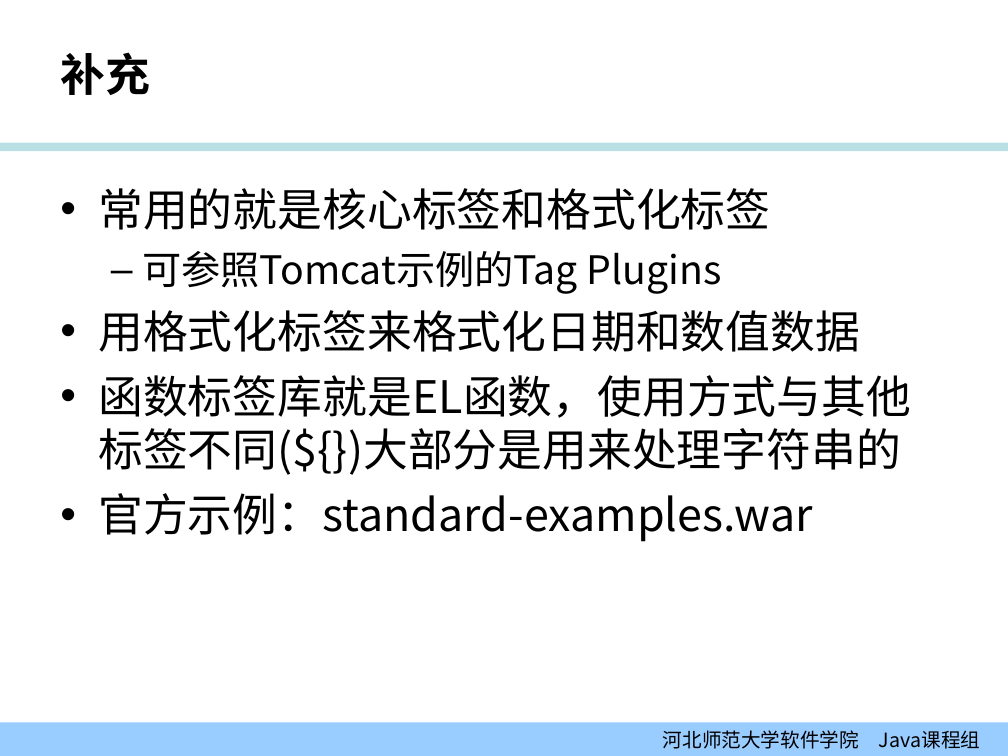
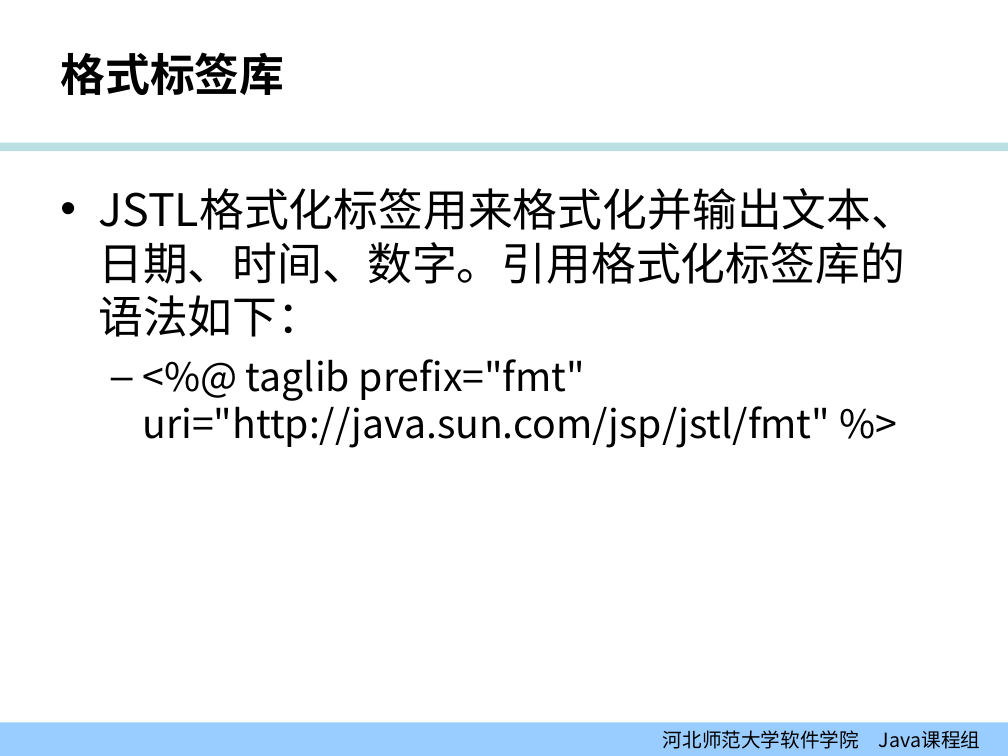
Before and after one commit to edu2act/course-JavaEE, a slide deck: slide 17 of 课程PPT/04-03_标准标签库.ppt (slide 19 before the commit). Drawn at 1008x756 pixels with LibreOffice and Linux fonts; fonts in the diff are those of the drawing; background and template pictures are left out. Boxes give left, top, right and bottom in pixels: in the first picture for what was removed or moved away, otherwise in the second. Text is boxed around its words. In the diff, an @@ line names an element or a change of style, - is before the commit and + after.

Commit message:
JavaEE

```diff
--- a/课程PPT/04-03_标准标签库.ppt
+++ b/课程PPT/04-03_标准标签库.ppt
@@ title at <box>60,52,284,95</box>: text changed @@
-补充
+格式标签库
@@ text at <box>98,188,916,448</box>: text changed; size 32 to 28 pt @@
-• 常用的就是核心标签和格式化标签
-  – 可参照Tomcat示例的Tag Plugins
-• 用格式化标签来格式化日期和数值数据
-• 函数标签库就是EL函数，使用方式与其他标签不同(${})大部分是用来处理字符串的
-• 官方示例：standard-examples.war
+• JSTL格式化标签用来格式化并输出文本、日期、时间、数字。引用格式化标签库的语法如下：
+  – <%@ taglib prefix="fmt" uri="http://java.sun.com/jsp/jstl/fmt" %>
```
Also in this commit, not shown: 4 other slides changed, 8 slides added, 4 slides removed, 60 other files.
